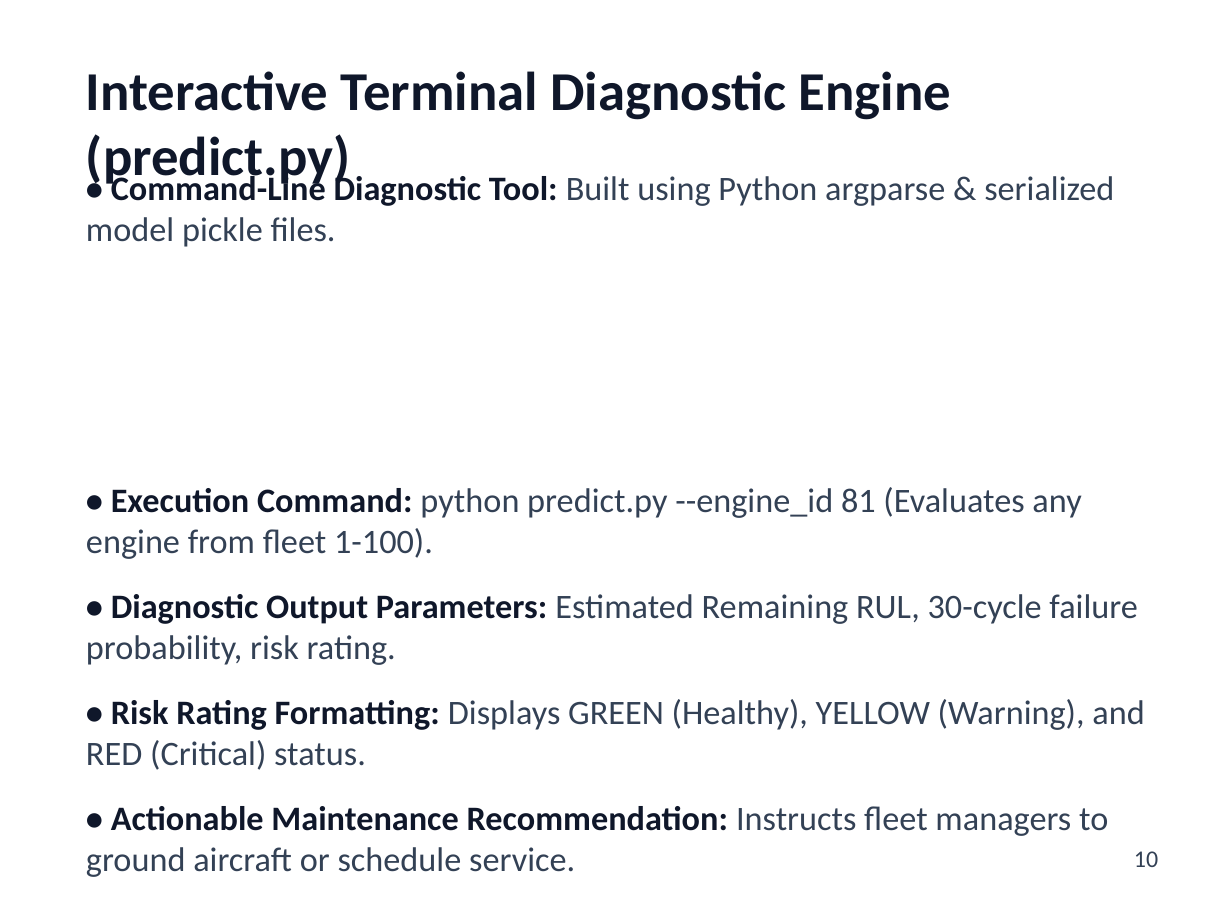
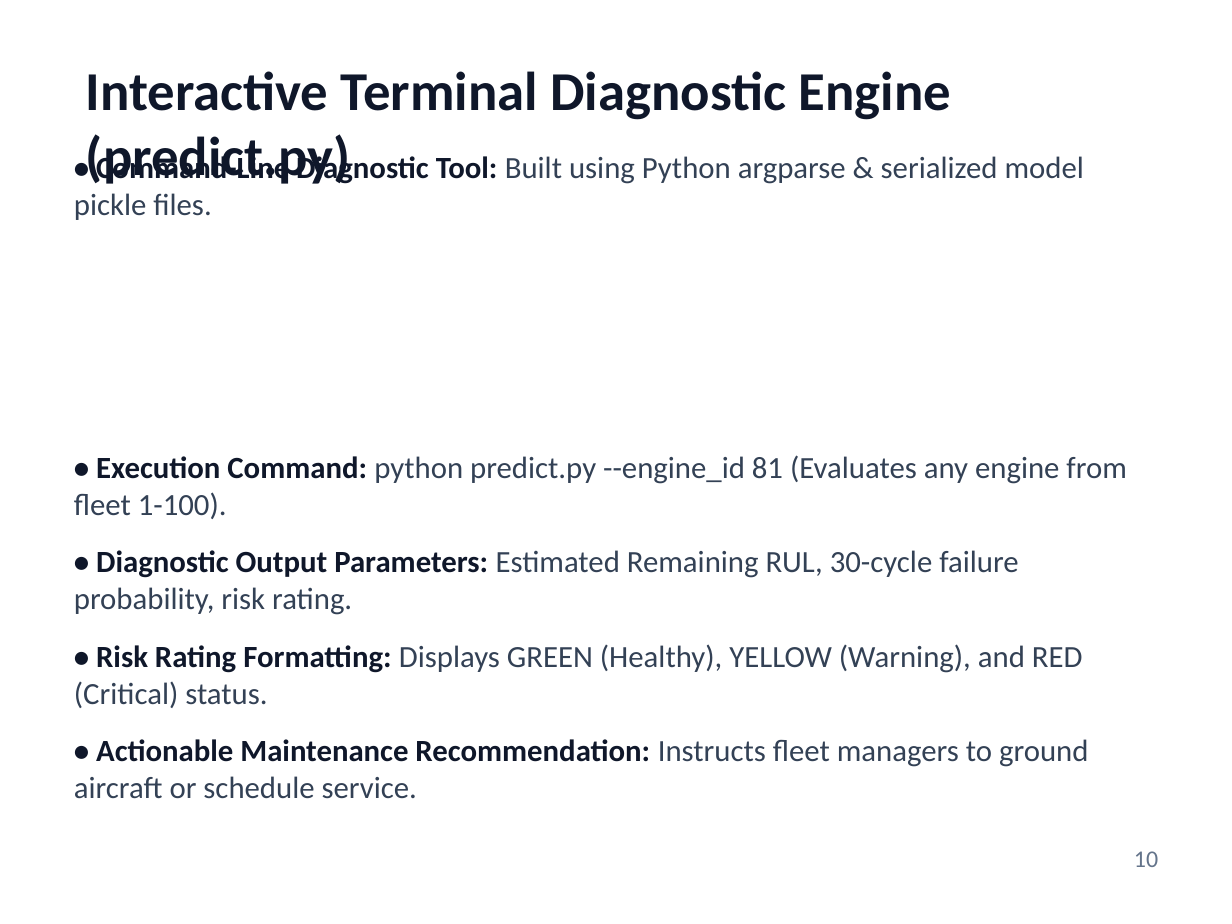
Before and after one commit to PiyushTiwari2051/Predictive-Master, a slide deck: slide 10 of Internship Presentation PPTs Template Final.pptx. Drawn at 1232x924 pixels with LibreOffice and Linux fonts; fonts in the diff are those of the drawing. Boxes give left, top, right and bottom in pixels: in the first picture for what was removed or moved away, otherwise in the second. Text is boxed around its words. In the diff, an @@ line names an element or a change of style, - is before the commit and + after.

Commit message:
Update presentation with Image 4 matching vertical flowchart and zero text box overflow

```diff
--- a/Internship Presentation PPTs Template Final.pptx
+++ b/Internship Presentation PPTs Template Final.pptx
@@ text "Interactive Terminal Diagnostic Engine (predict.py)" rewrapped from [86, 71, 951, 189] to [86, 71, 951, 184] @@
@@ text "• Command-Line Diagnostic Tool: Built ...": place and size @@
-text "• Command-Line Diagnostic Tool: Built ..." at [86, 172, 1144, 877]
+text "• Command-Line Diagnostic Tool: Built ..." at [74, 152, 1126, 799]
@@ text "• Command-Line Diagnostic Tool: Built ..." at [74, 152, 1126, 799]: size 20 to 18 pt; less space between paragraphs @@
@@ text "10" at [1134, 851, 1158, 867]: text colour #334155 to #64748B @@
```
Also in this commit, not shown: 14 other slides changed, 2 other files.
